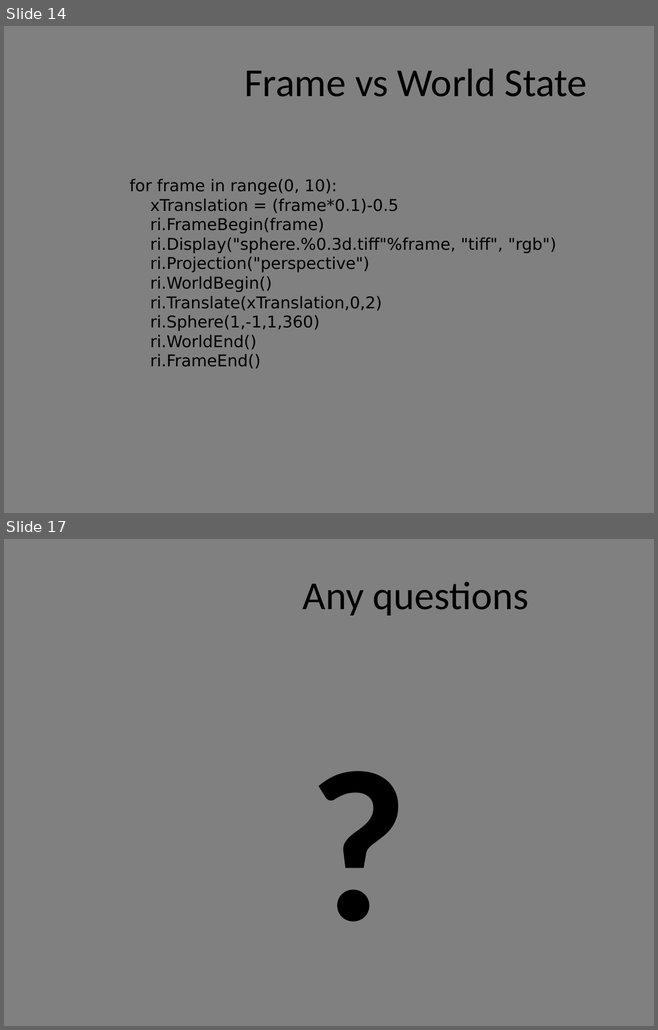
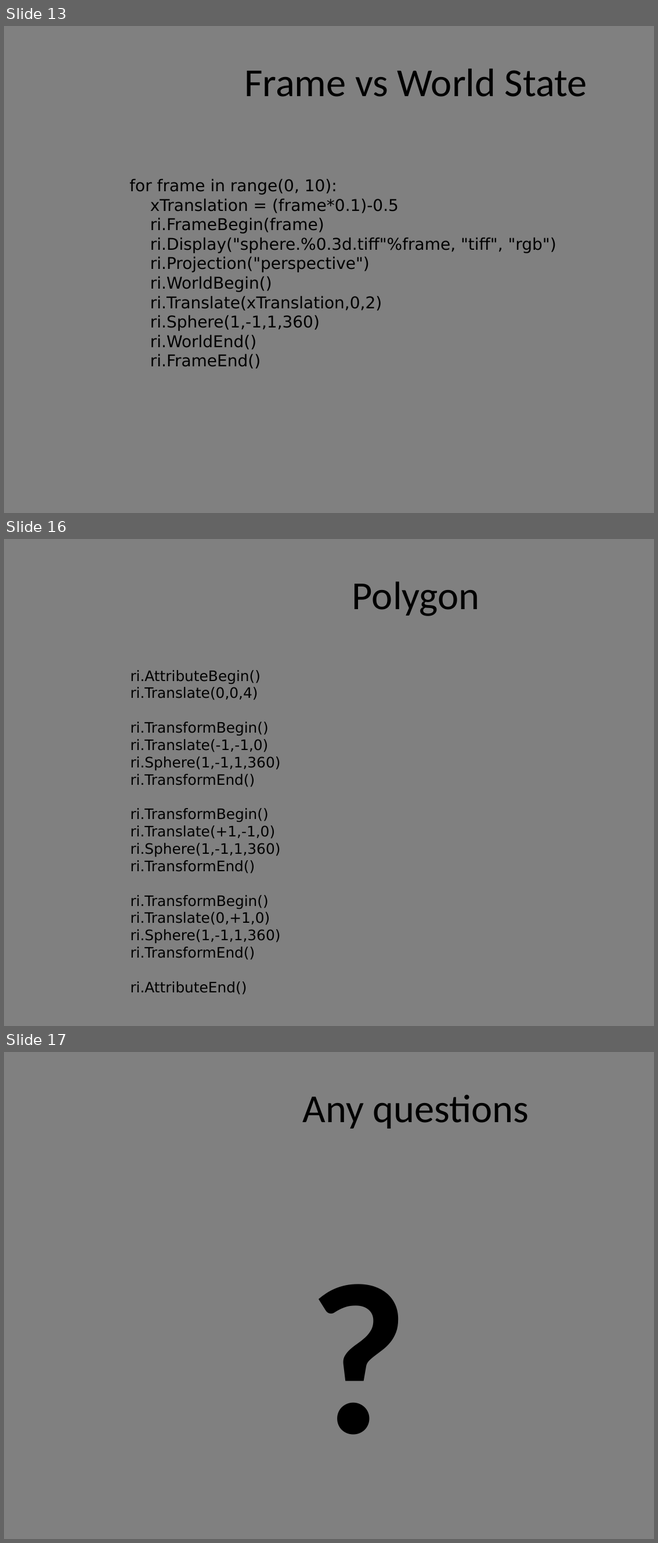
Before and after one commit to griffin2000/PRManForPythonCourse, a slide deck: PyRM.pptx. Shown one above the other, each under a label of ours: slides 14 and 17 before the commit, slides 13, 16 and 17 after it; the slides between them are not shown. The pictures are 658x1030 and 658x1543 pixels, drawn with LibreOffice and Linux fonts; fonts in the diff are those of the drawing; background and template pictures are left out. Boxes give left, top, right and bottom in pixels: in the first picture for what was removed or moved away, otherwise in the second. Text is boxed around its words. In the diff, an @@ line names an element or a change of style, - is before the commit and + after.

```diff
--- a/PyRM.pptx
+++ b/PyRM.pptx
@@ slide 16 added at box(4, 539, 654, 1026), background #808080 @@
@@ title added at box(352, 581, 480, 616), 44 pt, text #000000 @@
+Polygon
@@ text added at box(130, 670, 281, 994), 16 pt, text #000000 @@
+ri.AttributeBegin()
+ri.Translate(0,0,4)
+ri.TransformBegin()
+ri.Translate(-1,-1,0)
+ri.Sphere(1,-1,1,360)
+ri.TransformEnd()
+ri.TransformBegin()
+ri.Translate(+1,-1,0)
+ri.Sphere(1,-1,1,360)
+ri.TransformEnd()
+ri.TransformBegin()
+ri.Translate(0,+1,0)
+ri.Sphere(1,-1,1,360)
+ri.TransformEnd()
+ri.AttributeEnd()
@@ what was slide 14 is now slide 13 @@
```
Also in this commit, not shown: 4 slides changed, 1 slide removed, 1 other file.
